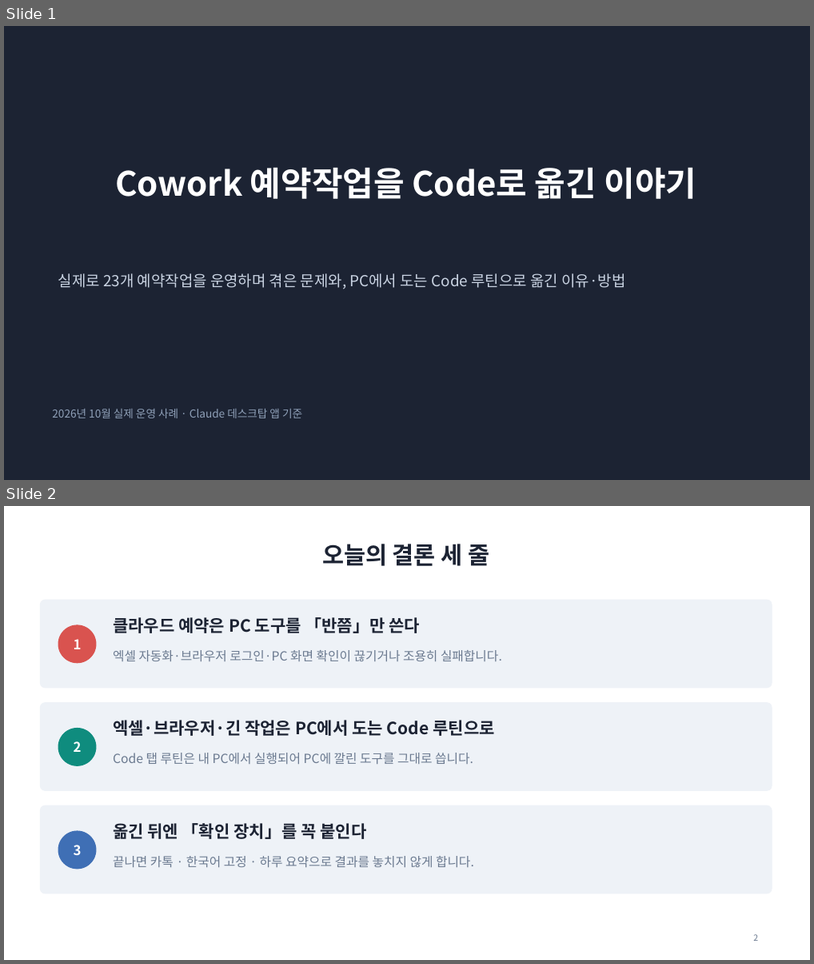
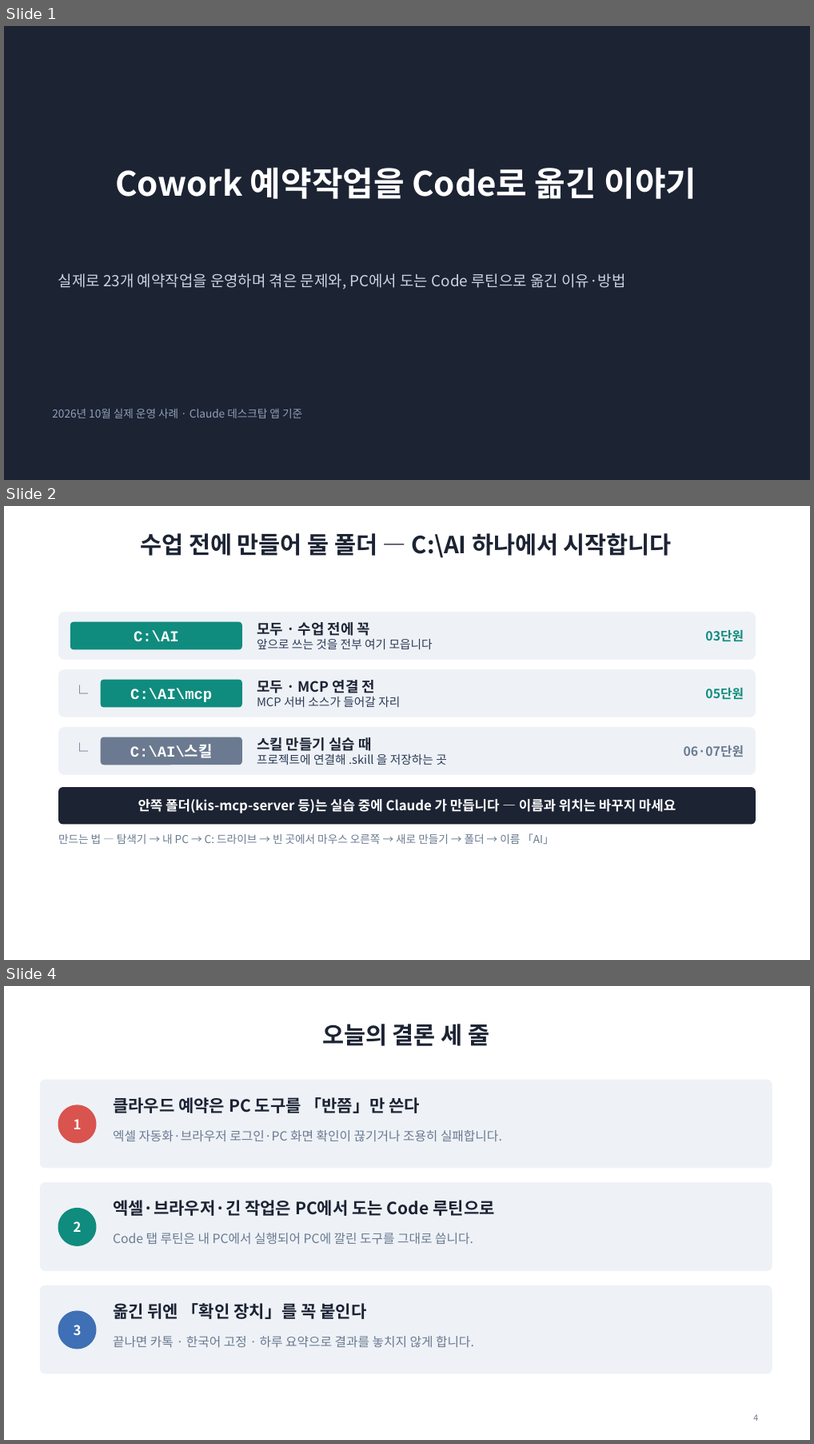
Before and after one commit to dgkim3333-hash/claude-guide-kr, a slide deck: 10_Cowork예약작업_Code이전.pptx. Shown one above the other, each under a label of ours: slides 1 and 2 before the commit, slides 1, 2 and 4 after it; the slides between them are not shown. The pictures are 814x964 and 814x1444 pixels, drawn with LibreOffice and Linux fonts; fonts in the diff are those of the drawing. Boxes give left, top, right and bottom in pixels: in the first picture for what was removed or moved away, otherwise in the second. Text is boxed around its words. In the diff, an @@ line names an element or a change of style, - is before the commit and + after.

```diff
--- a/10_Cowork예약작업_Code이전.pptx
+++ b/10_Cowork예약작업_Code이전.pptx
@@ slide 2 added at (4, 506, 810, 960), background #FFFFFF @@
@@ title added at (140, 533, 672, 558), 28 pt, text #1C2333, bold @@
+수업 전에 만들어 둘 폴더 — C:\AI 하나에서 시작합니다
@@ rounded rectangle added at (58, 612, 756, 660), fill #EEF2F7 @@
@@ rounded rectangle added at (70, 621, 242, 649), fill #0F8C7E, 18 pt, text #FFFFFF, bold @@
+C:\AI
@@ text added at (257, 622, 433, 649), 14 pt, text #2B3A55 @@
+모두 · 수업 전에 꼭
+앞으로 쓰는 것을 전부 여기 모읍니다
@@ text added at (706, 629, 744, 641), 15 pt, text #0F8C7E, bold @@
+03단원
@@ rounded rectangle added at (58, 669, 756, 717), fill #EEF2F7 @@
@@ text added at (72, 669, 92, 717), 20 pt, text #6B7A90 @@
+└
@@ rounded rectangle added at (101, 680, 242, 708), fill #0F8C7E, 18 pt, text #FFFFFF, bold @@
+C:\AI\mcp
@@ text added at (257, 680, 400, 707), 14 pt, text #2B3A55 @@
+모두 · MCP 연결 전
+MCP 서버 소스가 들어갈 자리
@@ text added at (706, 687, 744, 699), 15 pt, text #0F8C7E, bold @@
+05단원
@@ rounded rectangle added at (58, 727, 756, 775), fill #EEF2F7 @@
@@ text added at (72, 727, 92, 775), 20 pt, text #6B7A90 @@
+└
@@ rounded rectangle added at (101, 737, 242, 765), fill #6B7A90, 18 pt, text #FFFFFF, bold @@
+C:\AI\스킬
@@ text added at (257, 737, 447, 764), 14 pt, text #2B3A55 @@
+스킬 만들기 실습 때
+프로젝트에 연결해 .skill 을 저장하는 곳
@@ text added at (684, 745, 744, 756), 15 pt, text #6B7A90, bold @@
+06·07단원
@@ rounded rectangle added at (58, 787, 756, 824), fill #1C2333, 16 pt, text #FFFFFF, bold @@
+안쪽 폴더(kis-mcp-server 등)는 실습 중에 Claude 가 만듭니다 — 이름과 위치는 바꾸지 마세요
@@ text added at (58, 833, 554, 844), 13 pt, text #6B7A90 @@
+만드는 법 — 탐색기 → 내 PC → C: 드라이브 → 빈 곳에서 마우스 오른쪽 → 새로 만들기 → 폴더 → 이름 「AI」
@@ what was slide 2 is now slide 4 @@
@@ page number at (754, 1414, 758, 1420): text changed @@
-2
+4
```
Also in this commit, not shown: 1 other slide added, 13 other files.
